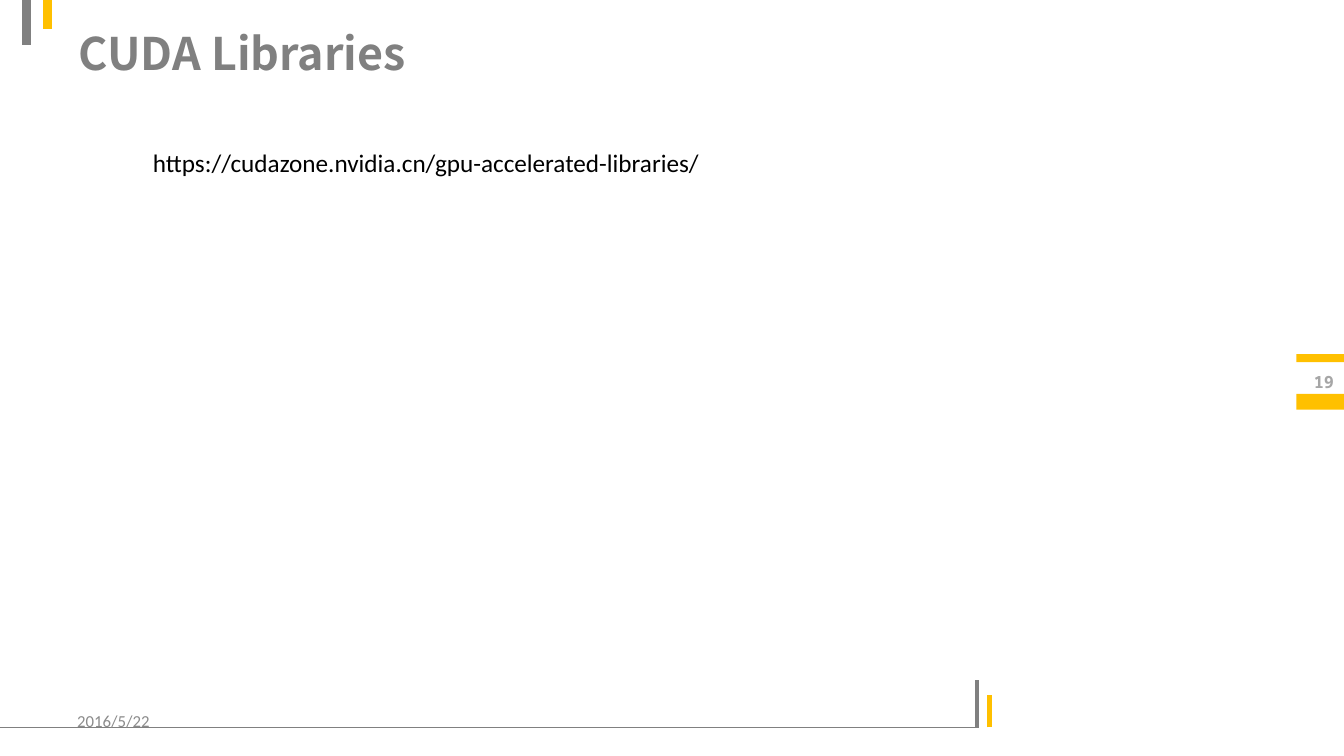
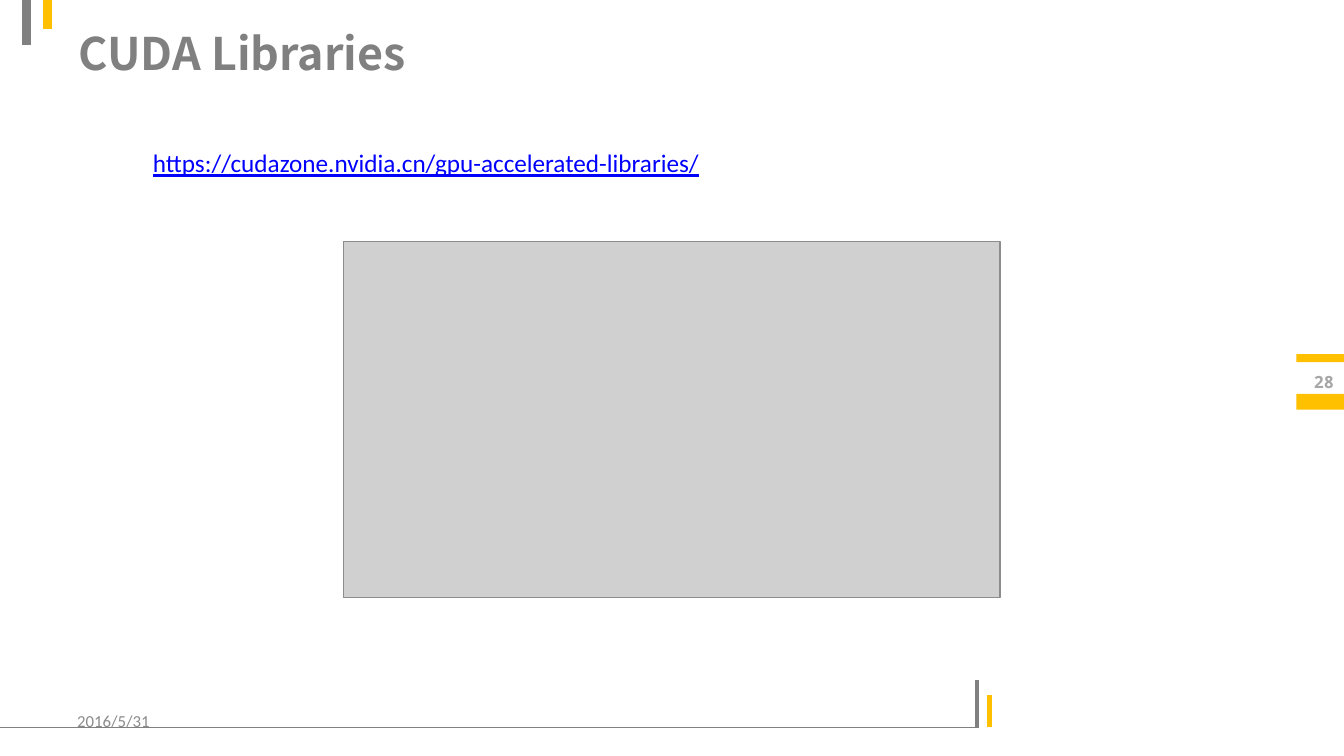
Before and after one commit to LitLeo/slides_of_parallel_computation, a slide deck: slide 28 of CUDA programming.pptx (slide 19 before the commit). Drawn at 1344x756 pixels with LibreOffice and Linux fonts; fonts in the diff are those of the drawing; grey boxes stand for pictures; background and template pictures are left out. Boxes give left, top, right and bottom in pixels: in the first picture for what was removed or moved away, otherwise in the second. Text is boxed around its words. In the diff, an @@ line names an element or a change of style, - is before the commit and + after.

```diff
--- a/CUDA programming.pptx
+++ b/CUDA programming.pptx
@@ text "https://cudazone.nvidia.cn/gpu-accelerated-libraries/" at (153, 154, 699, 177): text colour #000000 to #0000FF, underline on @@
@@ picture added at (344, 242, 1000, 598) @@
@@ page number at (1314, 376, 1334, 388): text changed @@
-19
+28
@@ text at (77, 715, 149, 728): text changed @@
-2016/5/22
+2016/5/31
```
Also in this commit, not shown: 19 other slides changed, 10 slides added, 1 slide removed.
